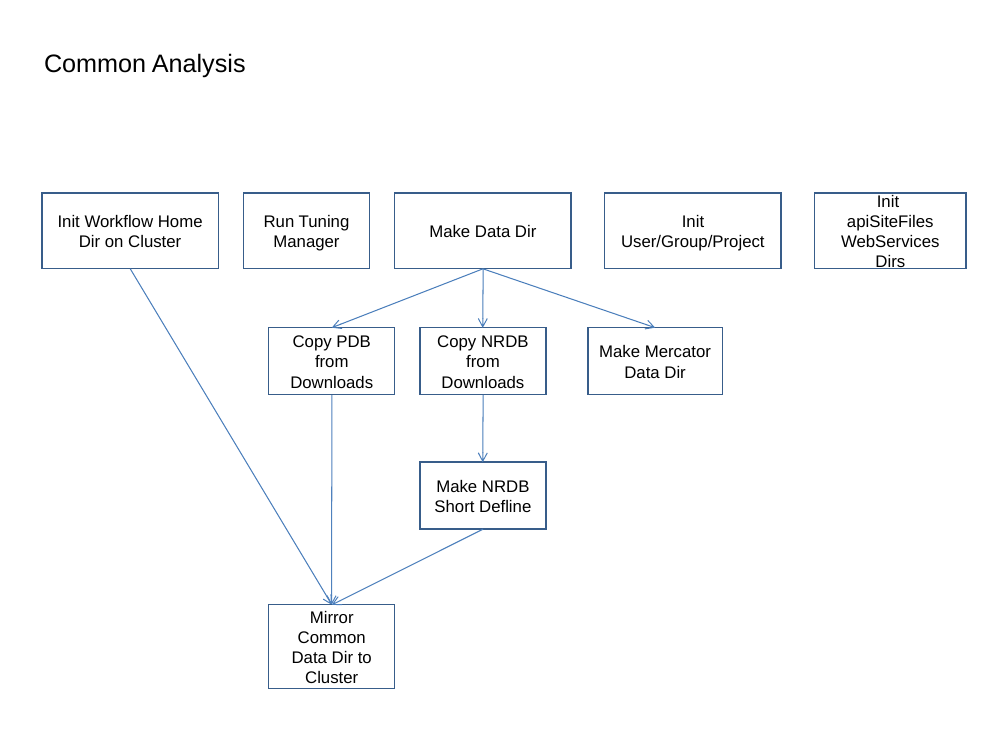
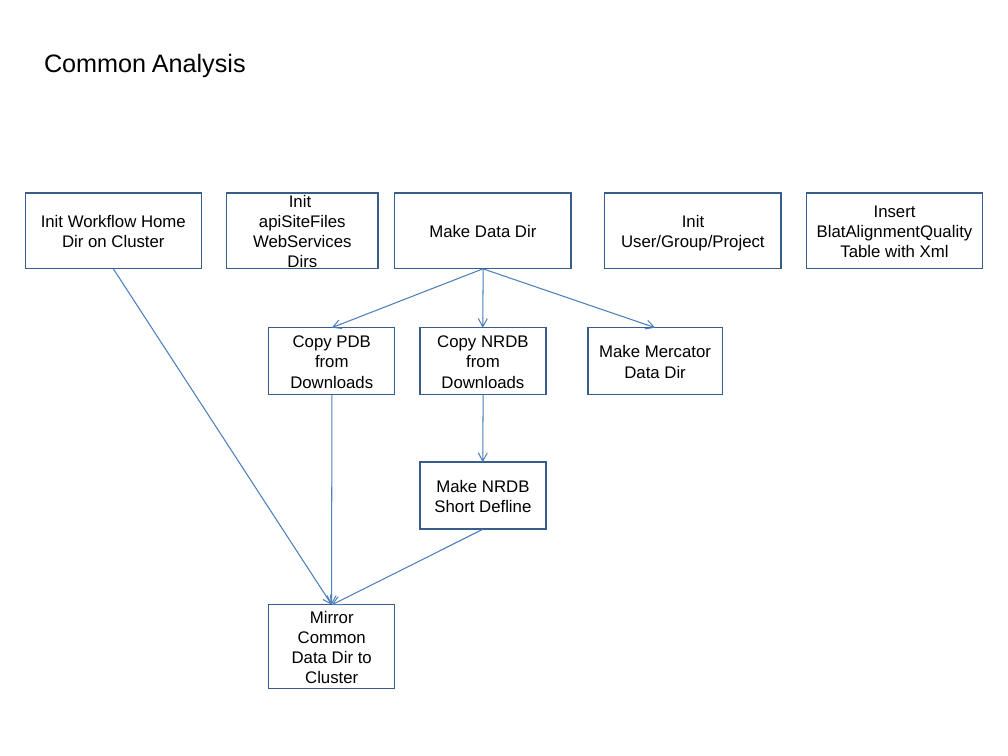
Before and after one commit to VEuPathDB/ApiCommonData, a slide deck: slide 2 of Load/doc/workflow/AnalysisWorkflow.ppt. Drawn at 1008x756 pixels with LibreOffice and Linux fonts; fonts in the diff are those of the drawing. Boxes give left, top, right and bottom in pixels: in the first picture for what was removed or moved away, otherwise in the second. Text is boxed around its words. In the diff, an @@ line names an element or a change of style, - is before the commit and + after.

```diff
--- a/Load/doc/workflow/AnalysisWorkflow.ppt
+++ b/Load/doc/workflow/AnalysisWorkflow.ppt
@@ rectangle "Init Workflow Home Dir on ...": place and size @@
-rectangle "Init Workflow Home Dir on ..." at box(42, 194, 219, 269)
+rectangle "Init Workflow Home Dir on ..." at box(25, 194, 202, 269)
@@ rectangle "Init": place and size @@
-rectangle "Init" at box(814, 194, 966, 269)
+rectangle "Init" at box(227, 194, 378, 269)
@@ rectangle removed at box(244, 194, 370, 269) @@
-Run Tuning Manager
@@ rectangle added at box(806, 194, 983, 269), outline #385D8A 0.99 pt, 12 pt, text #000000 @@
+Insert BlatAlignmentQuality Table with Xml
@@ arrow moved from (130, 269) - (332, 605) to (113, 269) - (332, 605) @@
```
Also in this commit, not shown: 1 other slide changed.
